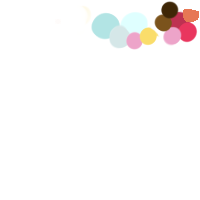
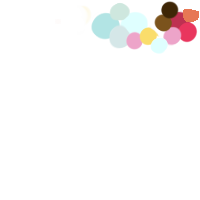
Comparing the layer stacks of the two w=200, h=200 images. Changes:
painted on "Paint Layer 1" over [109, 3, 168, 54]
